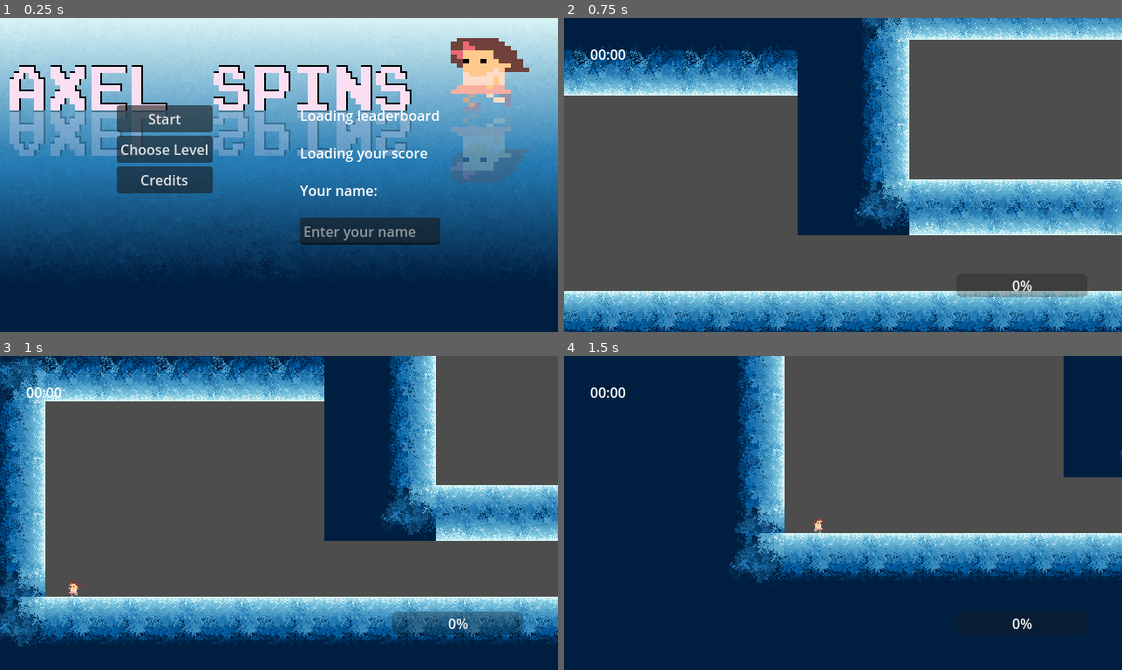
Above: before the commit, frames 1-4 (two rows, left to right).
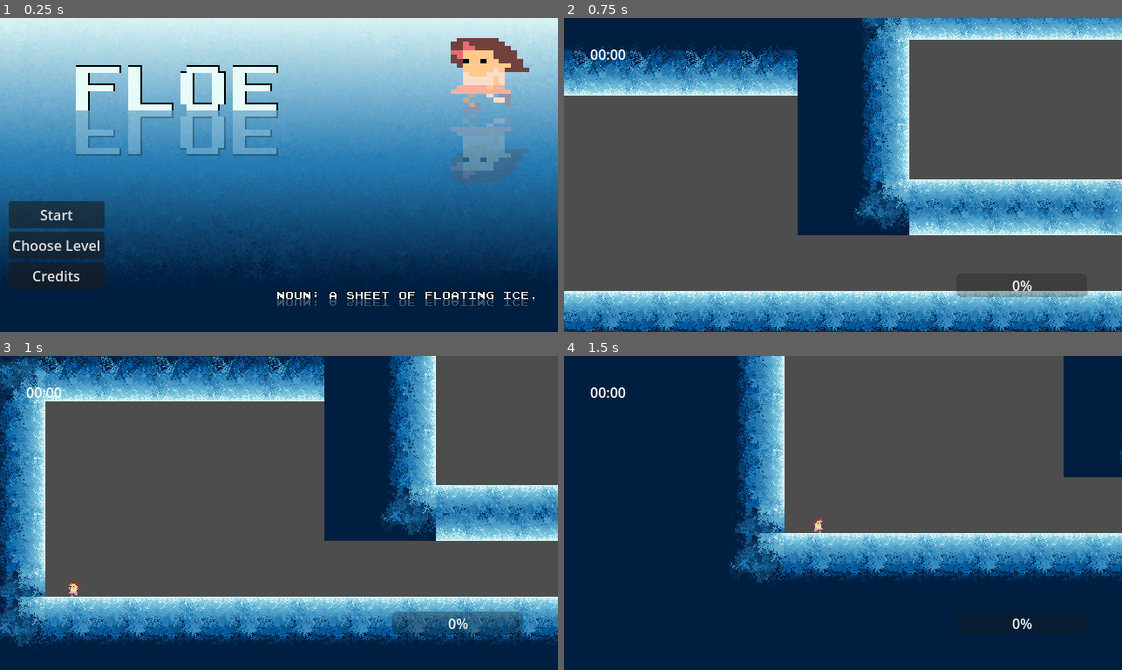
Above: after the commit, the same moments.

Repository: Bitsilisk/speedjam-8
Game: Godot game, scene res://scenes/main.tscn
The game is run twice, just before and just after one commit, with the same random seed, the same clock (stepped at 60 frames per second) and the same inputs.
Inputs (mouse positions are in pixels of both pictures, inside the frame that each line leads up to):
- Up to frame 1 (0.25 s): no input
- Up to frame 2 (0.75 s): click "Start" at 0.5 s
- Up to frame 3 (1 s): no input
- Up to frame 4 (1.5 s): tap Enter (enter) at 1.25, 1.35 s; move the mouse to (965, 497) at 1.27 s; hold D (move_right) from 1.28 s (still down); click (965, 497) at 1.42 s

The runs differ from the first frame. In frame 1, 23% of the frame differs, in the area x 1-96%, y 15-92%; in frame 2, nothing differs; in frame 3, nothing differs; in frame 4, nothing differs.
Error in both runs: Invalid access to property or key 'player_identifier' on a base object of type 'Nil'. (res://scripts/leaderboard.gd:81)

Commit message:
cleanup, use new background.

Diff:
--- a/scenes/main_menu.tscn
+++ b/scenes/main_menu.tscn
@@ -1,9 +1,9 @@
 [gd_scene load_steps=5 format=3 uid="uid://bdldxaka32a6w"]
 
 [ext_resource type="Script" path="res://scripts/main_menu.gd" id="1_427ti"]
-[ext_resource type="Texture2D" uid="uid://ddea8yd2pdl2i" path="res://scenes/title_screen.png" id="1_mnw4v"]
 [ext_resource type="PackedScene" uid="uid://3jyy2ushgi0" path="res://scenes/testbed.tscn" id="2_a27nq"]
 [ext_resource type="Script" path="res://scripts/leaderboard.gd" id="2_aedt5"]
+[ext_resource type="Texture2D" uid="uid://ygpfseh0km1g" path="res://assets/art/title_screen.png" id="3_ahafd"]
 
 [node name="MainMenu" type="Control" node_paths=PackedStringArray("level_choices")]
 layout_mode = 3
@@ -24,7 +24,7 @@
 anchor_bottom = 1.0
 grow_horizontal = 2
 grow_vertical = 2
-texture = ExtResource("1_mnw4v")
+texture = ExtResource("3_ahafd")
 metadata/_aseprite_wizard_interface_config_ = {
 "pending_changes": {}
 }
@@ -42,13 +42,18 @@
 }
 metadata/_aseprite_wizard_source_file_hash_ = "4b31be967e28a08195d1aa5fedb8c6f6"
 
-[node name="CenterContainer" type="CenterContainer" parent="."]
+[node name="CenterContainer" type="MarginContainer" parent="."]
 layout_mode = 1
-anchors_preset = 15
+anchors_preset = 12
+anchor_top = 1.0
 anchor_right = 1.0
 anchor_bottom = 1.0
+offset_top = -160.0
 grow_horizontal = 2
-grow_vertical = 2
+grow_vertical = 0
+theme_override_constants/margin_left = 10
+theme_override_constants/margin_top = 10
+theme_override_constants/margin_bottom = 10
 
 [node name="HBoxContainer" type="HBoxContainer" parent="CenterContainer"]
 layout_mode = 2
@@ -71,6 +76,7 @@
 text = "Credits"
 
 [node name="leaderboard" type="VBoxContainer" parent="CenterContainer/HBoxContainer"]
+visible = false
 layout_mode = 2
 theme_override_constants/separation = 20
 script = ExtResource("2_aedt5")
--- a/scenes/player_ui.tscn
+++ b/scenes/player_ui.tscn
@@ -1,12 +1,7 @@
-[gd_scene load_steps=8 format=3 uid="uid://dyxx0rqk7uwp5"]
+[gd_scene load_steps=3 format=3 uid="uid://dyxx0rqk7uwp5"]
 
 [ext_resource type="Script" path="res://player_ui.gd" id="1_in8xn"]
-[ext_resource type="Texture2D" uid="uid://w7ksjnesw8i1" path="res://assets/art/ui/arrow_up.png" id="2_gvou3"]
 [ext_resource type="PackedScene" uid="uid://b2kupenuwne5a" path="res://scenes/pause_menu.tscn" id="2_shlir"]
-[ext_resource type="Script" path="res://scripts/combo_container.gd" id="2_ysbhn"]
-[ext_resource type="Texture2D" uid="uid://25m70lysotvt" path="res://assets/art/ui/arrow_left.png" id="4_p338t"]
-[ext_resource type="Texture2D" uid="uid://b4xu4hgfiqnwy" path="res://assets/art/ui/arrow_right.png" id="5_bmf7v"]
-[ext_resource type="Texture2D" uid="uid://7ixm3nq41vg4" path="res://assets/art/ui/arrow_down.png" id="6_2xcan"]
 
 [node name="player_ui" type="CanvasLayer" groups=["player_ui"]]
 layer = 2
@@ -31,35 +26,6 @@
 theme_override_constants/margin_top = 10
 theme_override_constants/margin_right = 20
 theme_override_constants/margin_bottom = 20
-
-[node name="combo_container" type="MarginContainer" parent="hud/MarginContainer"]
-visible = false
-layout_mode = 2
-theme_override_constants/margin_top = 20
-theme_override_constants/margin_right = 20
-script = ExtResource("2_ysbhn")
-
-[node name="HBoxContainer" type="HBoxContainer" parent="hud/MarginContainer/combo_container"]
-visible = false
-layout_mode = 2
-size_flags_horizontal = 8
-size_flags_vertical = 0
-
-[node name="arrow_up" type="TextureRect" parent="hud/MarginContainer/combo_container/HBoxContainer"]
-layout_mode = 2
-texture = ExtResource("2_gvou3")
-
-[node name="arrow_left" type="TextureRect" parent="hud/MarginContainer/combo_container/HBoxContainer"]
-layout_mode = 2
-texture = ExtResource("4_p338t")
-
-[node name="arrow_right" type="TextureRect" parent="hud/MarginContainer/combo_container/HBoxContainer"]
-layout_mode = 2
-texture = ExtResource("5_bmf7v")
-
-[node name="arrow_down" type="TextureRect" parent="hud/MarginContainer/combo_container/HBoxContainer"]
-layout_mode = 2
-texture = ExtResource("6_2xcan")
 
 [node name="timer" type="MarginContainer" parent="hud/MarginContainer"]
 layout_mode = 2
--- a/scripts/combo_container.gd
+++ /dev/null
@@ -1,34 +0,0 @@
-extends MarginContainer
-
-
-@onready var arrow_up = $HBoxContainer/arrow_up
-@onready var arrow_left = $HBoxContainer/arrow_left
-@onready var arrow_right = $HBoxContainer/arrow_right
-@onready var arrow_down = $HBoxContainer/arrow_down
-
-
-@onready var combo_hbox = $HBoxContainer
-var additional := []
-
-func show_with(combo_arr: Array):
-	show()
-	for i in combo_arr:
-		var arrow: TextureRect#= default_up_arrow.duplicate()
-		#arrow.show()
-		match i:
-			'up':
-				arrow = arrow_up.duplicate()
-			'down':
-				arrow = arrow_down.duplicate()
-			'left':
-				arrow = arrow_left.duplicate()
-			'right':
-				arrow = arrow_right.duplicate()
-		additional.append(arrow)
-		arrow.show()
-		combo_hbox.add_child(arrow)
-func wipe():
-	for i in additional:
-		i.queue_free()
-	additional.clear()
-	hide()
--- a/scripts/player_animated.gd
+++ /dev/null
@@ -1,32 +0,0 @@
-extends AnimatedSprite2D
-
-@onready var player = $".."
-# Called every frame. 'delta' is the elapsed time since the previous frame.
-
-func _process(delta: float) -> void:
-	update_animation()
-
-var fell_down := false
-func update_animation():
-	var dir = sign(Input.get_axis("move_left", "move_right"))
-	if fell_down && dir == 0:
-		play("crying")
-		return
-
-	if player.is_on_floor() && player.forward_raycast.is_colliding():
-		play("falling")
-		fell_down = true
-		#animation_player.flip_h = false
-		return
-	fell_down = false
-
-	if !player.is_on_floor() && player.flow_release:
-		play('spin')
-	elif dir == 0:
-		play("idle")
-	elif dir == 1:
-		flip_h = false
-		play("skating")
-	elif dir == -1:
-		flip_h = true
-		play("skating")
--- a/scripts/player_camera.gd
+++ /dev/null
@@ -1,5 +0,0 @@
-extends PhantomCamera2D
-func _physics_process(delta):
-	if not _follow_target_physics_based or _is_active: return
-	print("Called!")
-	process_logic(delta)
--- a/scripts/player_tmp.gd
+++ /dev/null
@@ -1,25 +0,0 @@
-extends CharacterBody2D
-
-
-const SPEED = 300.0
-const JUMP_VELOCITY = -400.0
-
-
-func _physics_process(delta):
-	# Add the gravity.
-	if not is_on_floor():
-		velocity += get_gravity() * delta
-
-	# Handle jump.
-	if Input.is_action_just_pressed("ui_accept") and is_on_floor():
-		velocity.y = JUMP_VELOCITY
-
-	# Get the input direction and handle the movement/deceleration.
-	# As good practice, you should replace UI actions with custom gameplay actions.
-	var direction = Input.get_axis("ui_left", "ui_right")
-	if direction:
-		velocity.x = direction * SPEED
-	else:
-		velocity.x = move_toward(velocity.x, 0, SPEED)
-
-	move_and_slide()
Binary file changed: assets/art/title_screen.png
Binary file removed: scenes/title_screen.png
Not shown, removed: scenes/title_screen.png.import
